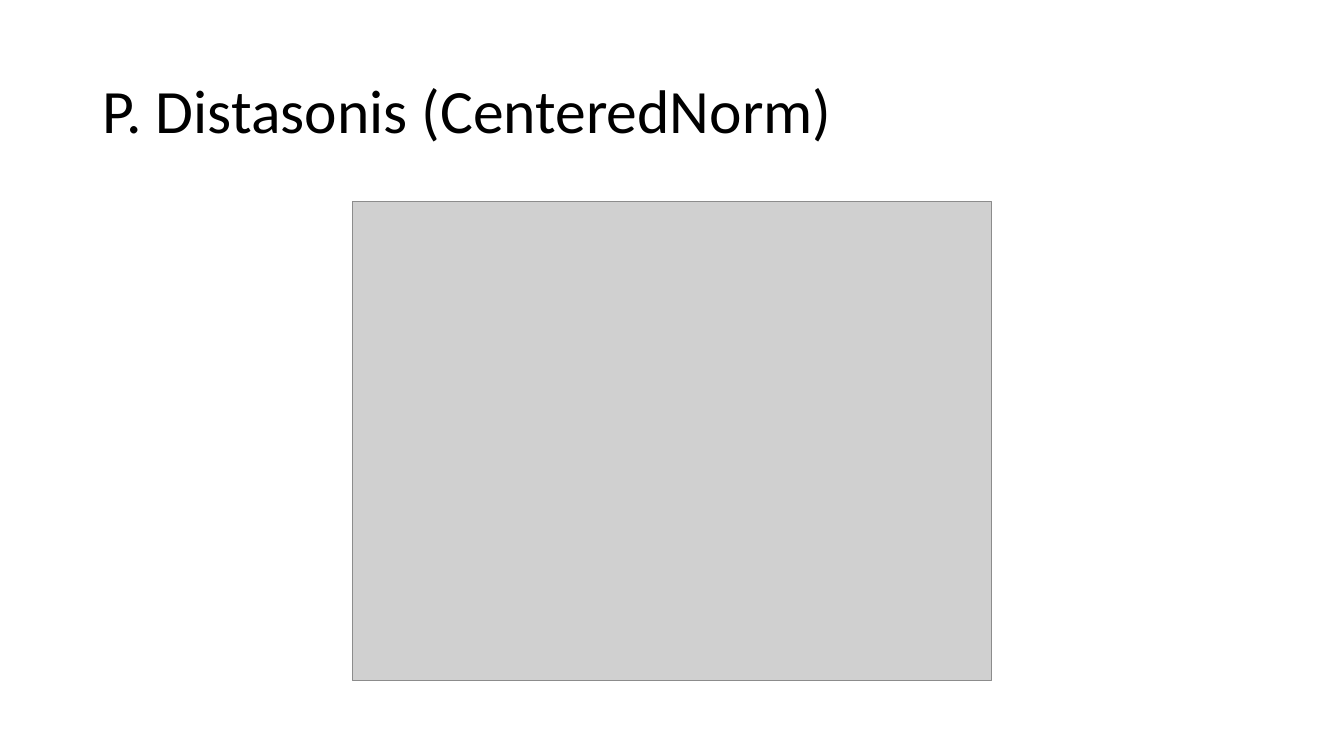
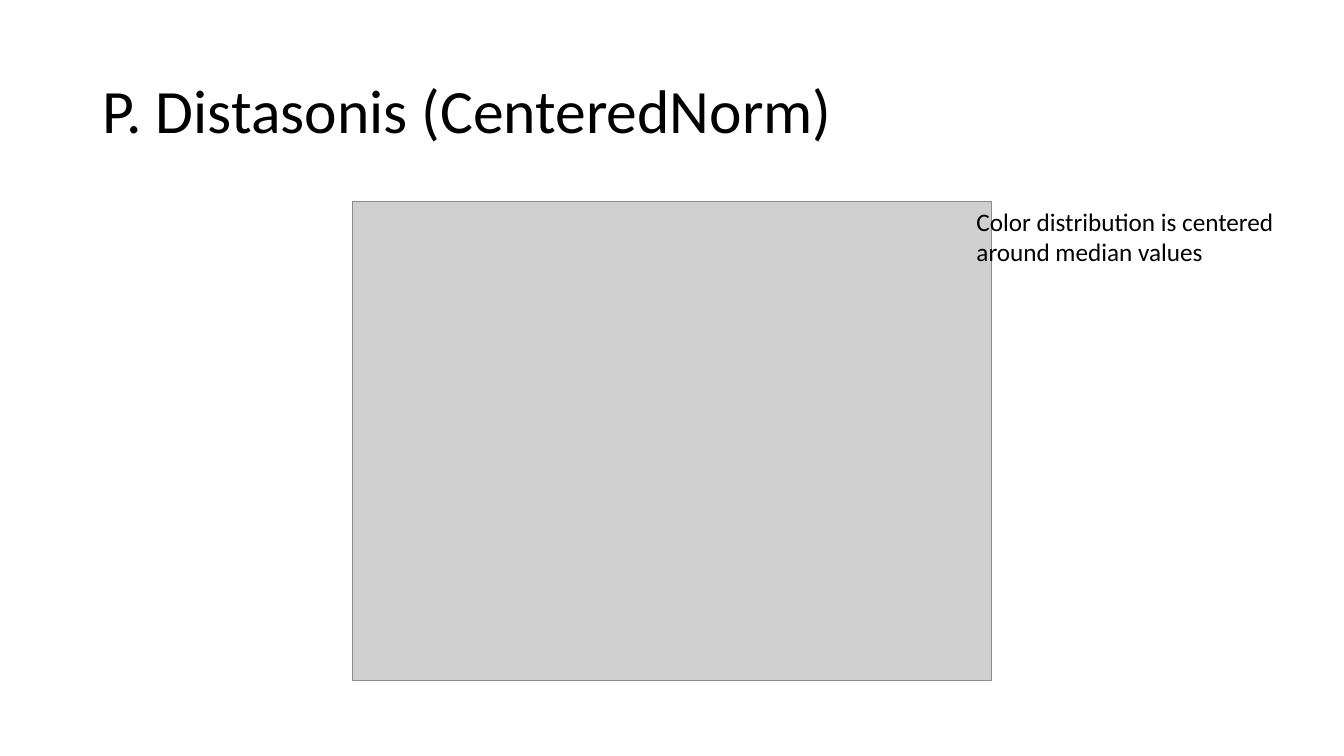
Before and after one commit to jon-mah/demo_for_ccgb, a slide deck: slide 9 of Summary/20220901_microbiome_demographic_slides.pptx (slide 4 before the commit). Drawn at 1344x756 pixels with LibreOffice and Linux fonts; fonts in the diff are those of the drawing; grey boxes stand for pictures. Boxes give left, top, right and bottom in pixels: in the first picture for what was removed or moved away, otherwise in the second. Text is boxed around its words. In the diff, an @@ line names an element or a change of style, - is before the commit and + after.

```diff
--- a/Summary/20220901_microbiome_demographic_slides.pptx
+++ b/Summary/20220901_microbiome_demographic_slides.pptx
@@ text added at [976, 210, 1273, 268], 18 pt, text #000000 @@
+Color distribution is centered
+around median values
```
Also in this commit, not shown: 3 other slides changed, 4 slides added, 1 other file.
